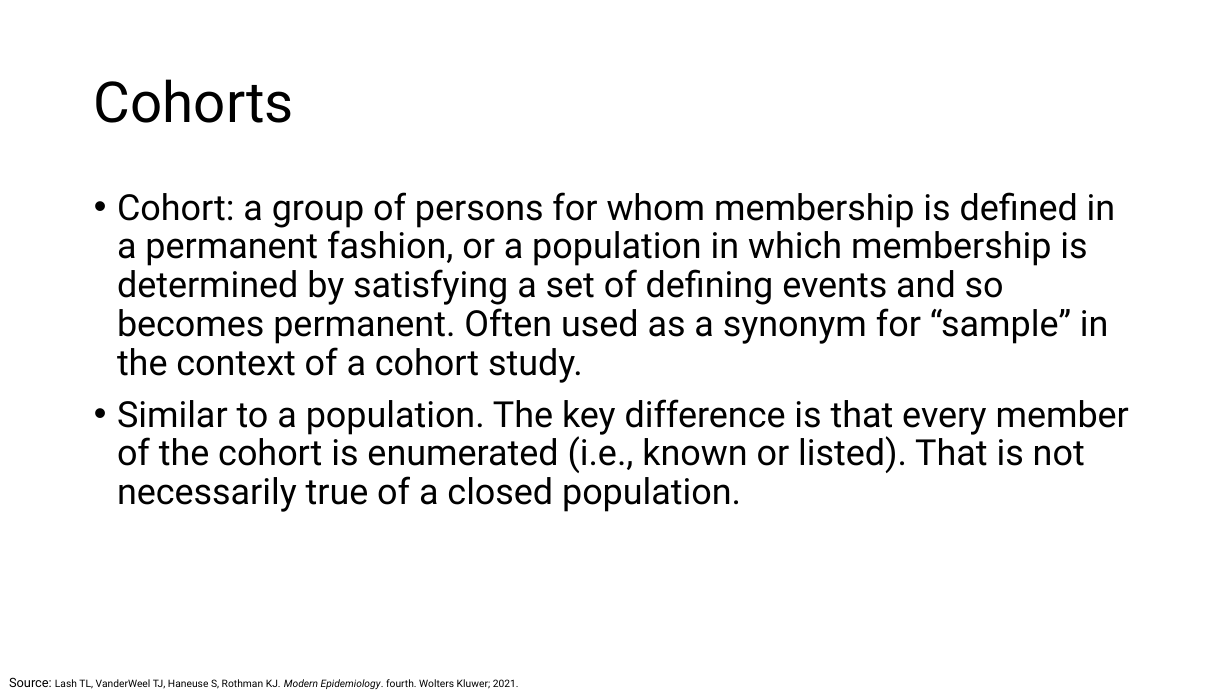
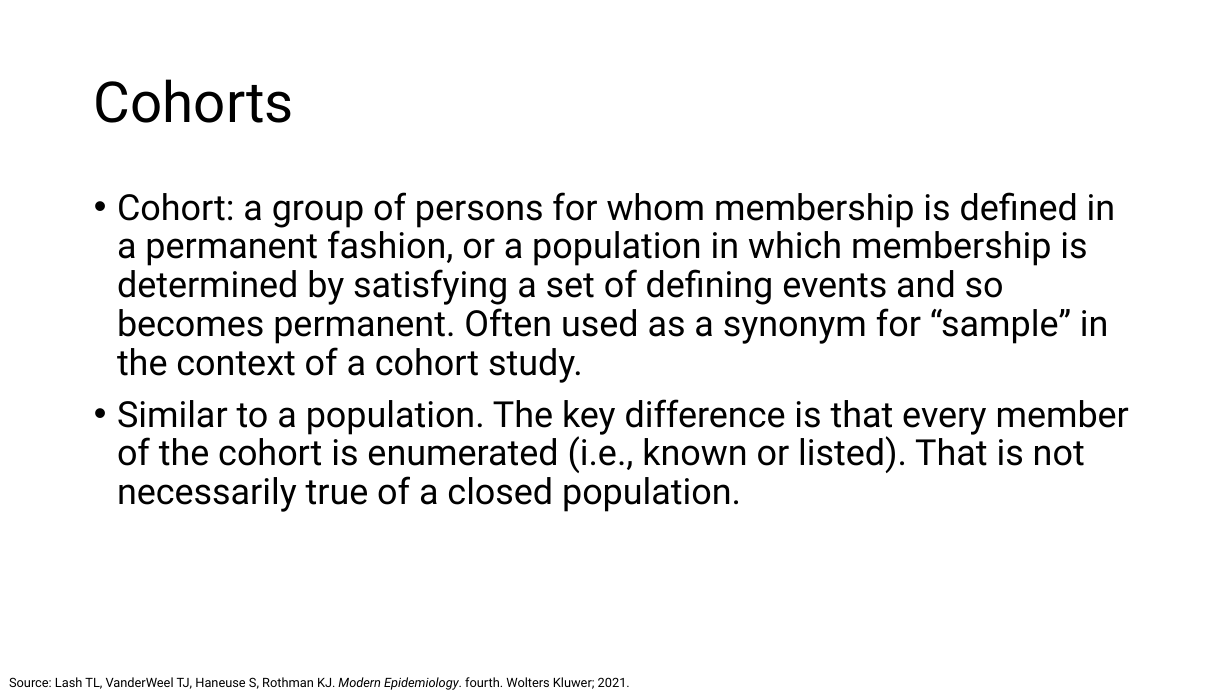
Before and after one commit to brad-cannell/epi_3_public, a slide deck: slide 27 of modules/03 Measures of Occurrence/measures_of_occurance.pptx. Drawn at 1232x693 pixels with LibreOffice and Linux fonts; fonts in the diff are those of the drawing. Boxes give left, top, right and bottom in pixels: in the first picture for what was removed or moved away, otherwise in the second. Text is boxed around its words. In the diff, an @@ line names an element or a change of style, - is before the commit and + after.

Commit message:
Make "source" (citation) text uniform

```diff
--- a/modules/03 Measures of Occurrence/measures_of_occurance.pptx
+++ b/modules/03 Measures of Occurrence/measures_of_occurance.pptx
@@ text "Source: Lash TL, VanderWeel TJ, ..." at bbox=[9, 677, 630, 690]: size 8 to 10 pt @@
```
Also in this commit, not shown: 2 other slides changed, 1 other file.
